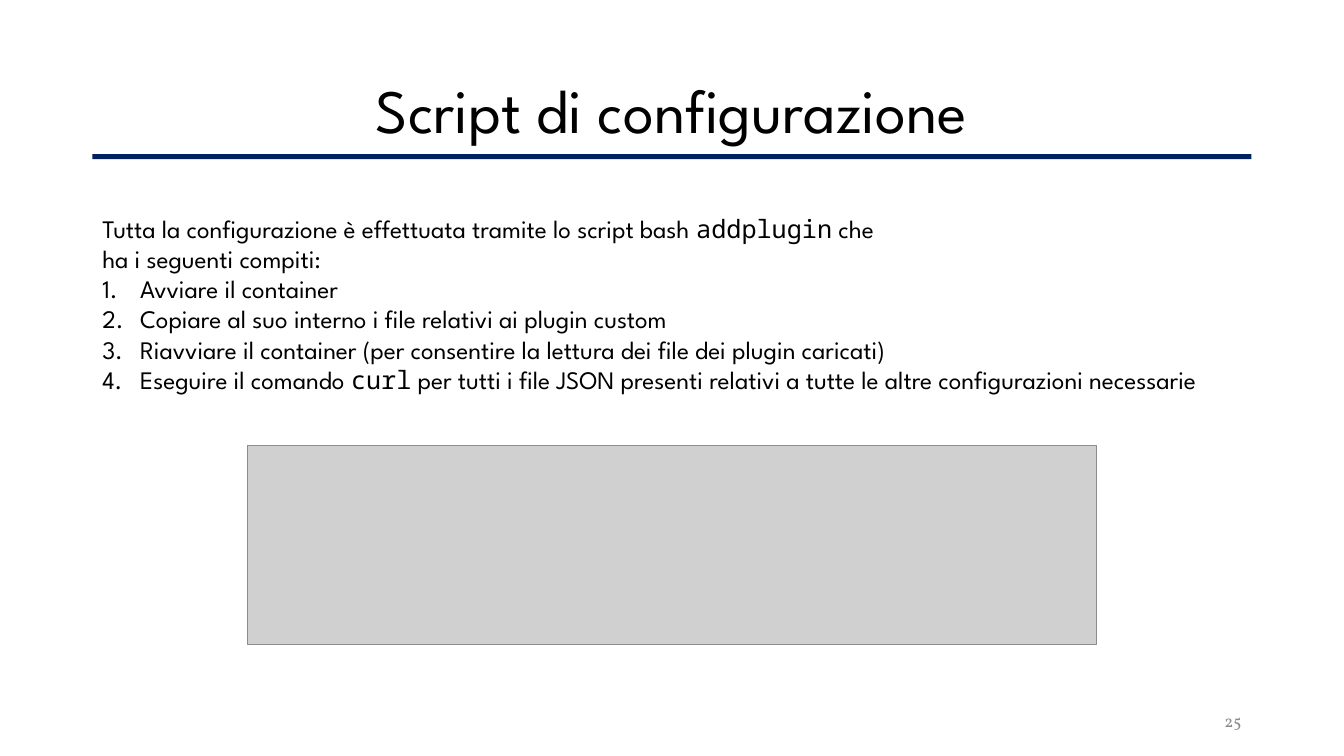
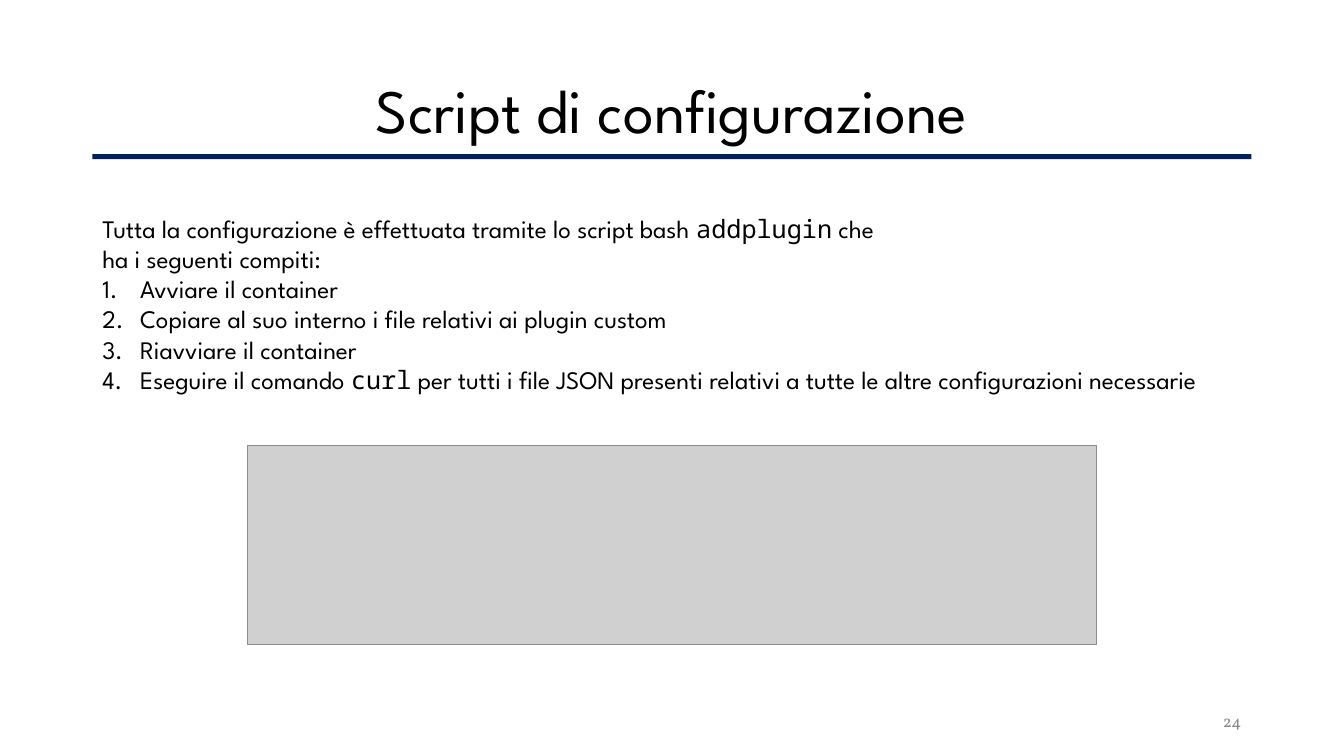
Before and after one commit to valeriodesiati/tesi, a slide deck: slide 24 of Presentazione/Valerio Desiati - Presentazione Discussione.pptx (slide 25 before the commit). Drawn at 1344x756 pixels with LibreOffice and Linux fonts; fonts in the diff are those of the drawing; grey boxes stand for pictures. Boxes give left, top, right and bottom in pixels: in the first picture for what was removed or moved away, otherwise in the second. Text is boxed around its words. In the diff, an @@ line names an element or a change of style, - is before the commit and + after.

```diff
--- a/Presentazione/Valerio Desiati - Presentazione Discussione.pptx
+++ b/Presentazione/Valerio Desiati - Presentazione Discussione.pptx
@@ text at (x1=102, y1=219, x2=1196, y2=395): alignment left to justified @@
@@ text at (x1=140, y1=333, x2=356, y2=360): text changed @@
-3. Riavviare il container (per consentire la lettura dei file dei plugin caricati)
+3. Riavviare il container
@@ page number at (x1=1223, y1=718, x2=1242, y2=730): text changed @@
-25
+24
```
Also in this commit, not shown: 12 other slides changed, 1 slide removed, 1 other file.
